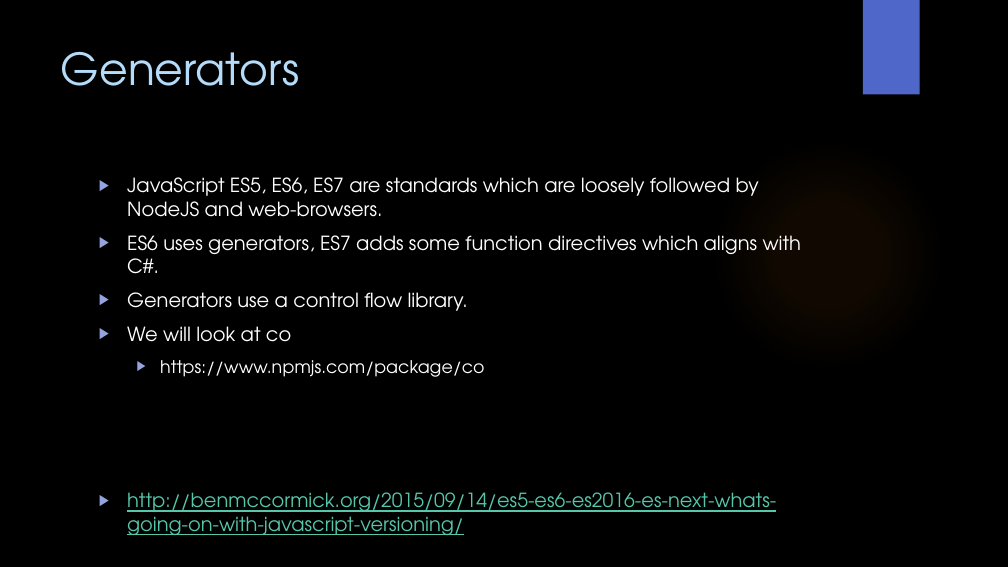
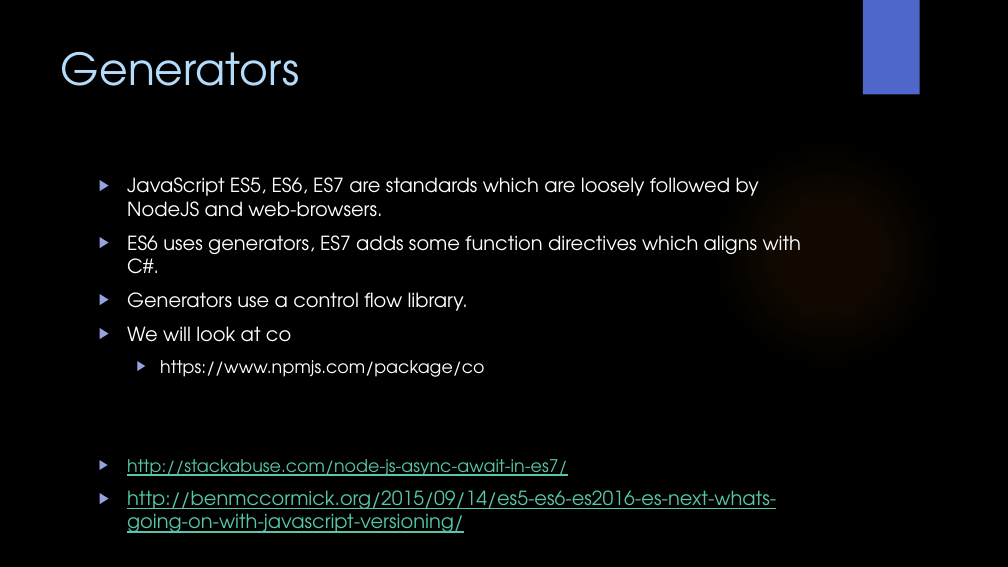
Before and after one commit to WitsSoftDev/SoftDev2016, a slide deck: slide 30 of Session 4/Softdev Session 4 2016.pptx (slide 32 before the commit). Drawn at 1008x567 pixels with LibreOffice and Linux fonts; fonts in the diff are those of the drawing; background and template pictures are left out. Boxes give left, top, right and bottom in pixels: in the first picture for what was removed or moved away, otherwise in the second. Text is boxed around its words. In the diff, an @@ line names an element or a change of style, - is before the commit and + after.

```diff
--- a/Session 4/Softdev Session 4 2016.pptx
+++ b/Session 4/Softdev Session 4 2016.pptx
@@ text at (127, 459, 567, 476): paragraph added @@
+  ▶ http://stackabuse.com/node-js-async-await-in-es7/
```
Also in this commit, not shown: 3 other slides changed, 2 slides removed, 3 other files.
